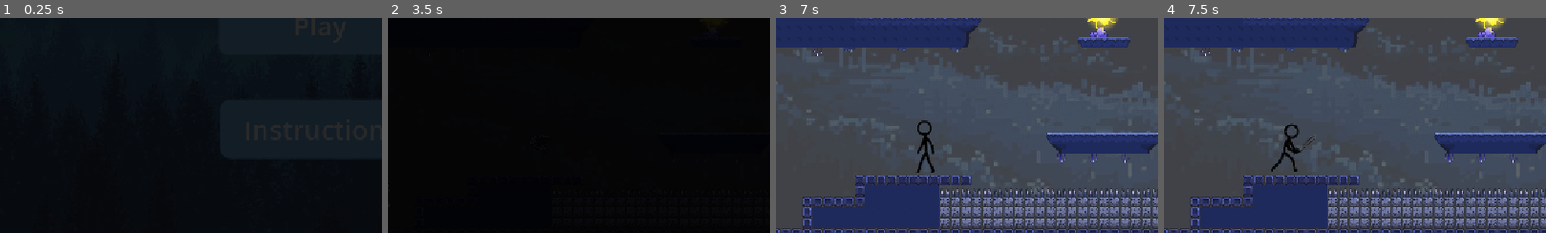
Above: before the commit, frames 1-4 (left to right).
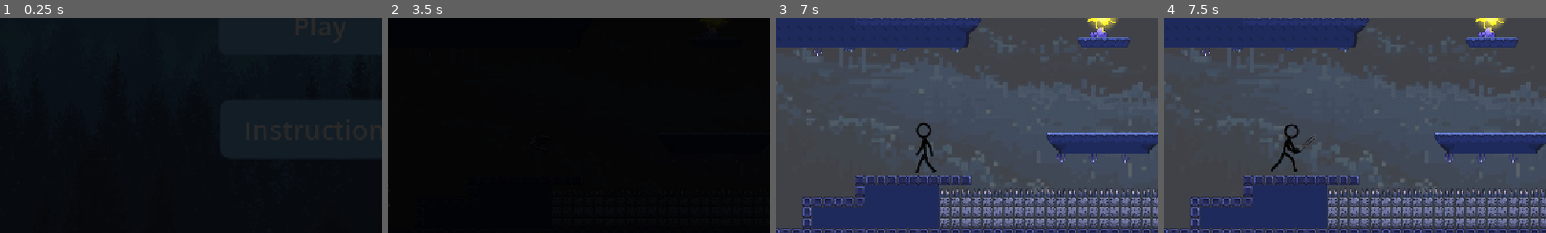
Above: after the commit, the same moments.

Repository: insertnewusername/moon-stealer
Game: Godot game, scene res://Scenes/startup.tscn
Same seed, same stepped clock (60 frames per second), same inputs: the game is played once before the commit and once after it. Sound files missing from this copy of the repository are replaced by a short silence.
Inputs (mouse positions are % of the whole screen's width and height, from its top left):
- Up to frame 1 (0.25 s): no input
- Up to frame 2 (3.5 s): click "Play" at 0.5 s; click "Play" at 1.25 s; tap Enter (ui_accept) at 2, 2.27 s; move the mouse to (72, 45) at 2.02 s; hold Right (ui_right) 2.03-2.75 s; tap Space (attack) at 2.1 s; click (72, 45) at 2.17 s; click "Instructions" at 2.75 s
- Up to frame 3 (7 s): move the mouse to (30, 55) at 3.52 s; hold Right (ui_right) 3.53-4.28 s; tap Alt at 3.6, 5.85 s; tap Enter (ui_accept) at 3.77, 5.27, 6.02, 6.77 s; move the mouse to (60, 28) at 4.27 s; hold Left (ui_left) 4.28-5.03 s; tap Shift at 4.35, 6.6 s; move the mouse to (45, 70) at 5.02 s; hold Right (ui_right) 5.03-6.53 s; tap Space (attack) at 5.1 s; click (45, 70) at 5.17 s; move the mouse to (80, 65) at 5.77 s; move the mouse to (20, 35) at 6.52 s; hold Left (ui_left) from 6.53 s (still down)
- Up to frame 4 (7.5 s): move the mouse to (55, 50) at 7.27 s; release Left (ui_left) at 7.28 s; hold Right (ui_right) from 7.28 s (still down); tap Space (attack) at 7.35 s; click (55, 50) at 7.42 s
The pictures show only the part of the screen within x 6-56%, y 48-98%; the shares and areas given below are measured in that part.

Frames 1-2 are identical in both runs. In frame 3, 0.5% of the frame differs, in the area x 36-42%, y 47-72%; in frame 4, nothing differs.

Commit message:
better walk animation

Diff:
--- a/sprites/player.tscn
+++ b/sprites/player.tscn
@@ -95,31 +95,35 @@
 
 [sub_resource type="AtlasTexture" id="AtlasTexture_k7aqk"]
 atlas = ExtResource("1_wf2ox")
-region = Rect2(336, 200, 148, 200)
+region = Rect2(338, 202, 139, 182)
 
 [sub_resource type="AtlasTexture" id="AtlasTexture_udifs"]
 atlas = ExtResource("1_wf2ox")
-region = Rect2(504, 200, 148, 200)
+region = Rect2(507, 202, 139, 182)
 
 [sub_resource type="AtlasTexture" id="AtlasTexture_rpba7"]
 atlas = ExtResource("1_wf2ox")
-region = Rect2(672, 200, 148, 200)
+region = Rect2(676, 202, 139, 182)
 
 [sub_resource type="AtlasTexture" id="AtlasTexture_43tkh"]
 atlas = ExtResource("1_wf2ox")
-region = Rect2(840, 200, 148, 200)
+region = Rect2(845, 202, 139, 182)
 
 [sub_resource type="AtlasTexture" id="AtlasTexture_w51jo"]
 atlas = ExtResource("1_wf2ox")
-region = Rect2(1008, 200, 148, 200)
+region = Rect2(1014, 202, 139, 182)
 
 [sub_resource type="AtlasTexture" id="AtlasTexture_cvg7m"]
 atlas = ExtResource("1_wf2ox")
-region = Rect2(1344, 200, 148, 200)
+region = Rect2(1183, 202, 139, 182)
 
 [sub_resource type="AtlasTexture" id="AtlasTexture_7s5qv"]
 atlas = ExtResource("1_wf2ox")
-region = Rect2(1512, 200, 148, 200)
+region = Rect2(1352, 202, 139, 182)
+
+[sub_resource type="AtlasTexture" id="AtlasTexture_2elop"]
+atlas = ExtResource("1_wf2ox")
+region = Rect2(1521, 202, 139, 182)
 
 [sub_resource type="SpriteFrames" id="SpriteFrames_k7aqk"]
 animations = [{
@@ -230,10 +234,13 @@
 }, {
 "duration": 1.0,
 "texture": SubResource("AtlasTexture_7s5qv")
+}, {
+"duration": 1.0,
+"texture": SubResource("AtlasTexture_2elop")
 }],
 "loop": true,
 "name": &"walk",
-"speed": 5.0
+"speed": 10.0
 }]
 
 [sub_resource type="RectangleShape2D" id="RectangleShape2D_udifs"]
@@ -246,8 +253,10 @@
 position = Vector2(-9.536743e-07, -12.000001)
 scale = Vector2(0.11824323, 0.12065347)
 sprite_frames = SubResource("SpriteFrames_k7aqk")
-animation = &"jump"
+animation = &"ded"
 autoplay = "default"
+frame = 3
+frame_progress = 1.0
 
 [node name="AnimationPlayer" type="AnimationPlayer" parent="." unique_id=1294488724]
 
